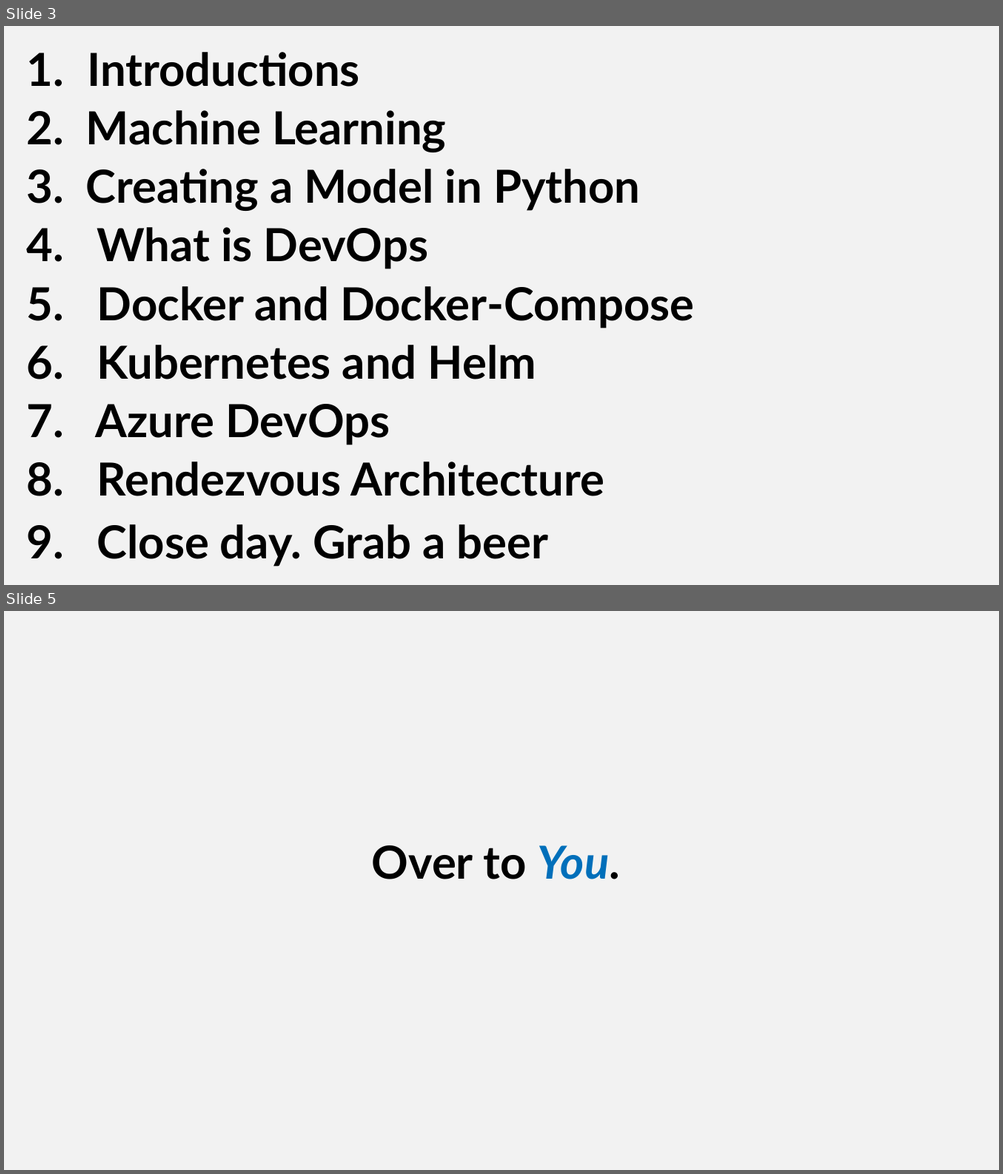
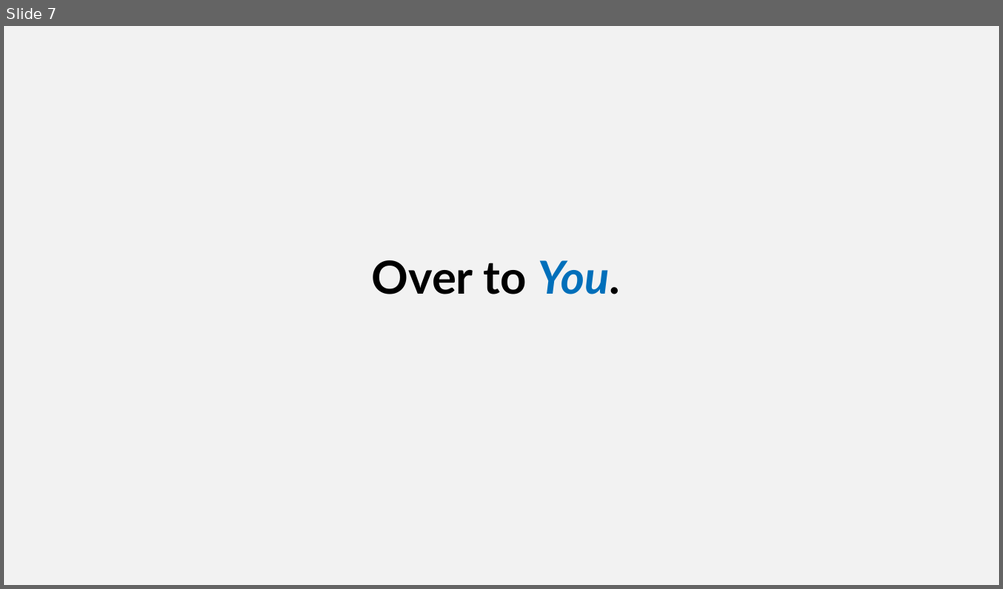
Before and after one commit to SQLShark/MachineLearningFromModelToProduction, a slide deck: Slides/M5 - An Introduction to Docker.pptx. Shown one above the other, each under a label of ours: slides 3 and 5 before the commit, slide 7 after it; the slides between them are not shown. The pictures are 1003x1174 and 1003x589 pixels, drawn with LibreOffice and Linux fonts; fonts in the diff are those of the drawing; background and template pictures are left out. Boxes give left, top, right and bottom in pixels: in the first picture for what was removed or moved away, otherwise in the second. Text is boxed around its words. In the diff, an @@ line names an element or a change of style, - is before the commit and + after.

```diff
--- a/Slides/M5 - An Introduction to Docker.pptx
+++ b/Slides/M5 - An Introduction to Docker.pptx
@@ slide 3 removed at [4,26,999,585], background picture (left out) @@
@@ text removed at [87,52,360,87] @@
-1. Introductions
@@ text removed at [27,110,446,153] @@
-2. Machine Learning
@@ text removed at [27,169,640,211] @@
-3. Creating a Model in Python
@@ text removed at [27,227,428,269] @@
-4. What is DevOps
@@ text removed at [27,286,694,329] @@
-5. Docker and Docker-Compose
@@ text removed at [27,345,536,380] @@
-6. Kubernetes and Helm
@@ text removed at [27,404,390,446] @@
-7. Azure DevOps
@@ text removed at [27,462,605,497] @@
-8. Rendezvous Architecture
@@ text removed at [27,525,548,567] @@
-9. Close day. Grab a beer
@@ what was slide 5 is now slide 7 @@
```
Also in this commit, not shown: 1 slide changed, 11 slides added, 5 other slides removed, 15 other files.
